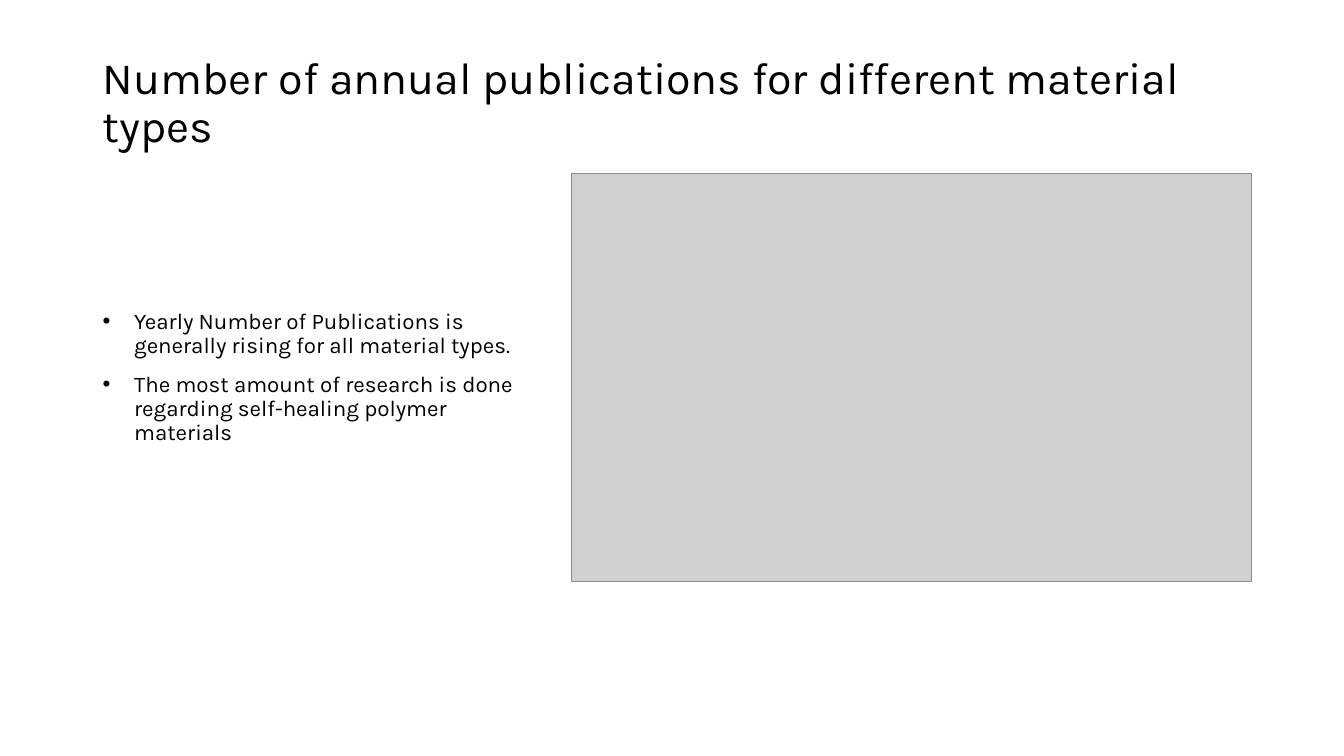
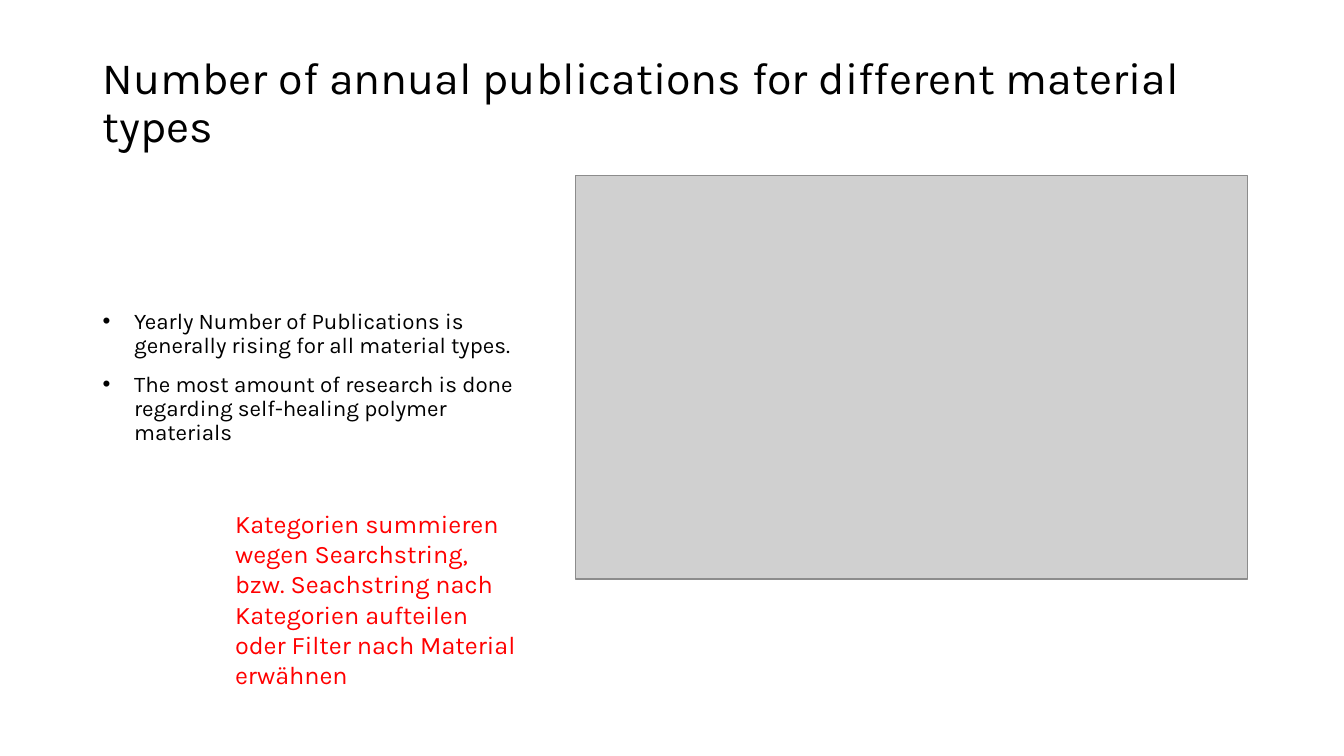
Before and after one commit to GMPuntigam/DataDrivenForesight, a slide deck: slide 3 of presentation/DataDrivenForesight.pptx. Drawn at 1344x756 pixels with LibreOffice and Linux fonts; fonts in the diff are those of the drawing; grey boxes stand for pictures. Boxes give left, top, right and bottom in pixels: in the first picture for what was removed or moved away, otherwise in the second. Text is boxed around its words. In the diff, an @@ line names an element or a change of style, - is before the commit and + after.

```diff
--- a/presentation/DataDrivenForesight.pptx
+++ b/presentation/DataDrivenForesight.pptx
@@ picture: place and size @@
-picture at (572,173,1252,582)
+picture at (576,175,1248,579)
@@ text added at (235,515,515,685), 18 pt, text #FF0000 @@
+Kategorien summieren wegen Searchstring, bzw. Seachstring nach Kategorien aufteilen oder Filter nach Material erwähnen
```
Also in this commit, not shown: 7 other slides changed, 4 slides added, 3 slides removed.
